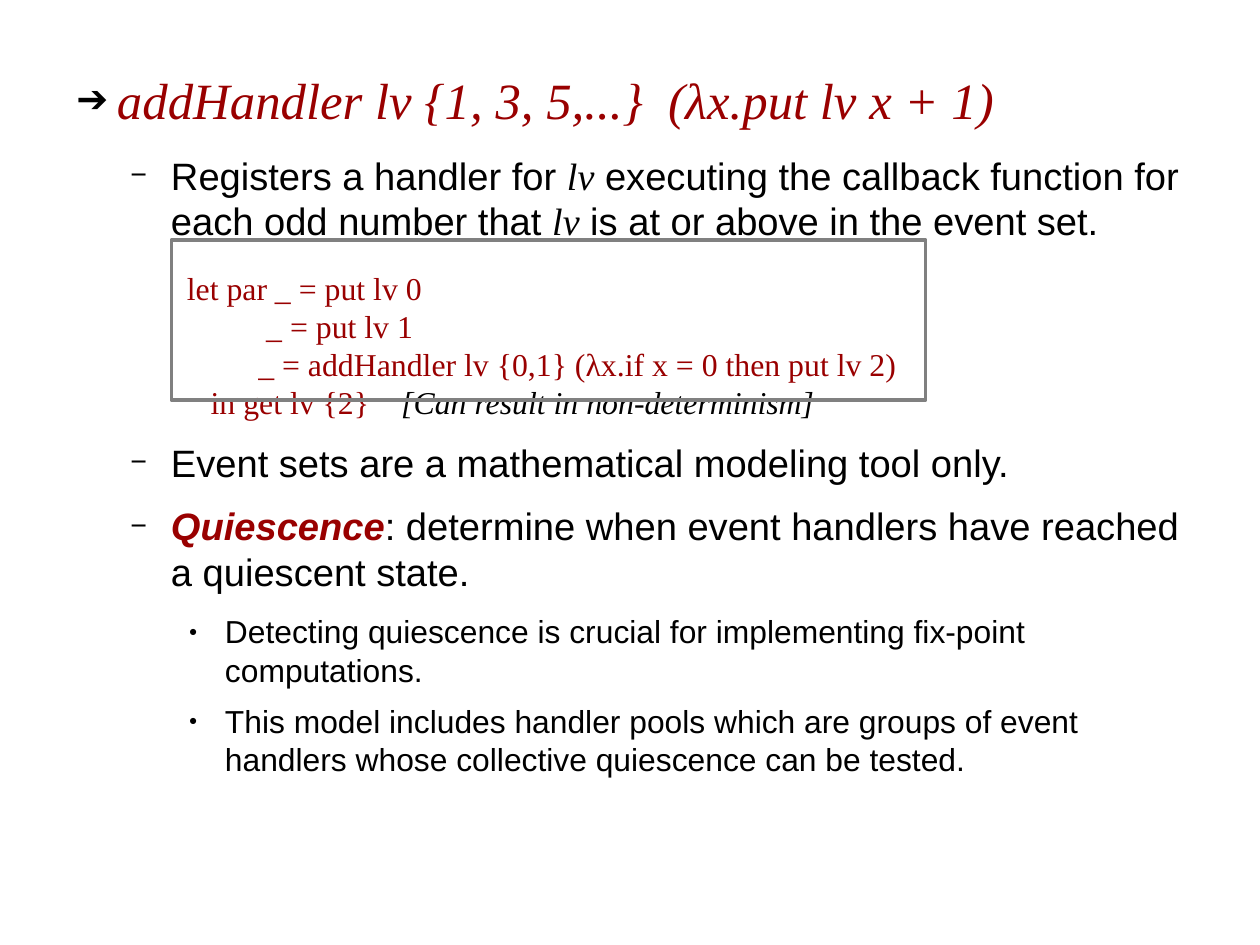
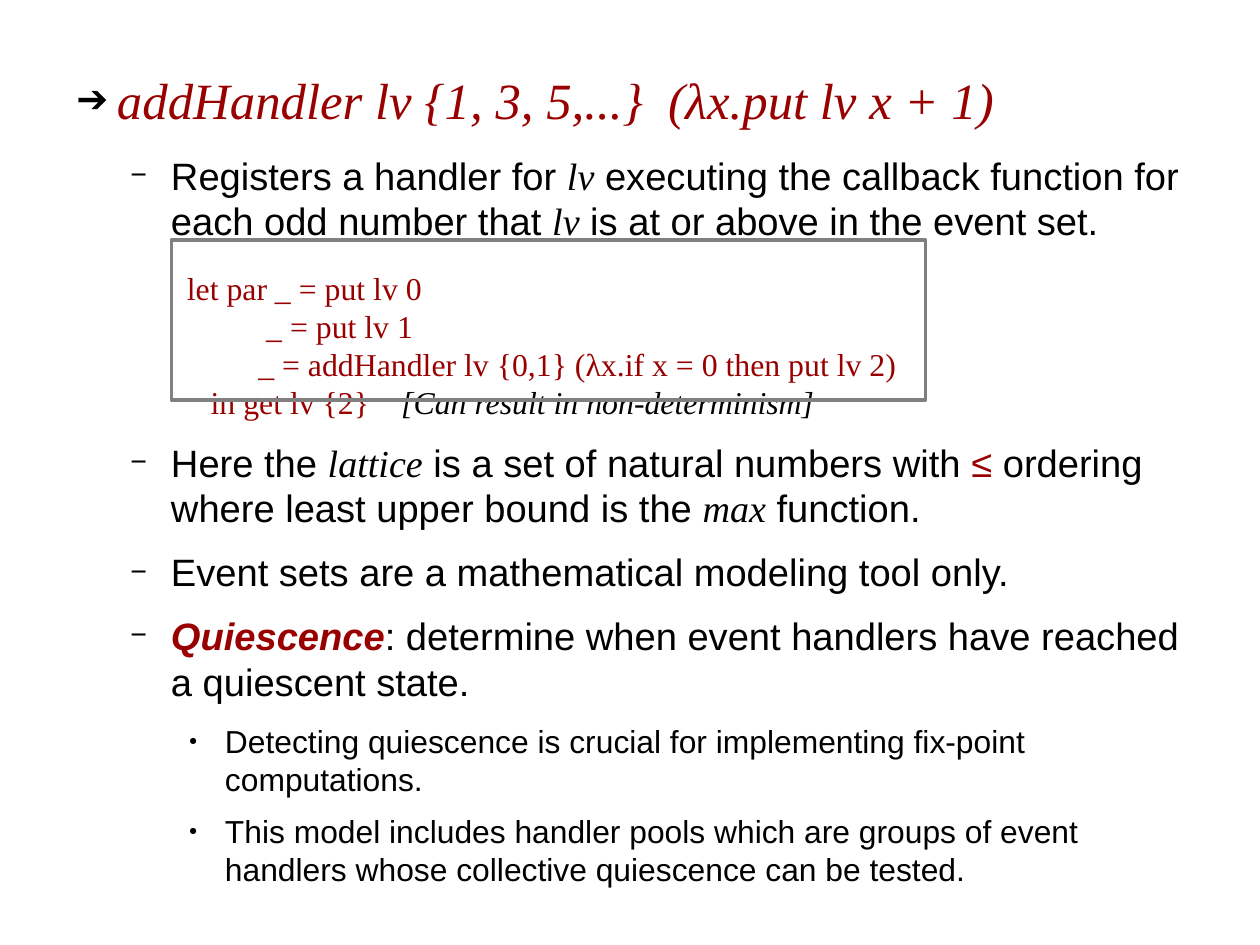
Before and after one commit to sentinel88/Personal, a slide deck: slide 13 of Talk.odp. Drawn at 1260x945 pixels with LibreOffice and Linux fonts; fonts in the diff are those of the drawing; background and template pictures are left out. Boxes give left, top, right and bottom in pixels: in the first picture for what was removed or moved away, otherwise in the second. Text is boxed around its words. In the diff, an @@ line names an element or a change of style, - is before the commit and + after.

```diff
--- a/Talk.odp
+++ b/Talk.odp
@@ text at <box>171,449,1143,530</box>: paragraph added @@
+  − Here the lattice is a set of natural numbers with ≤ ordering where least upper bound is the max function.
```
Also in this commit, not shown: 8 other slides changed, 3 other files.
